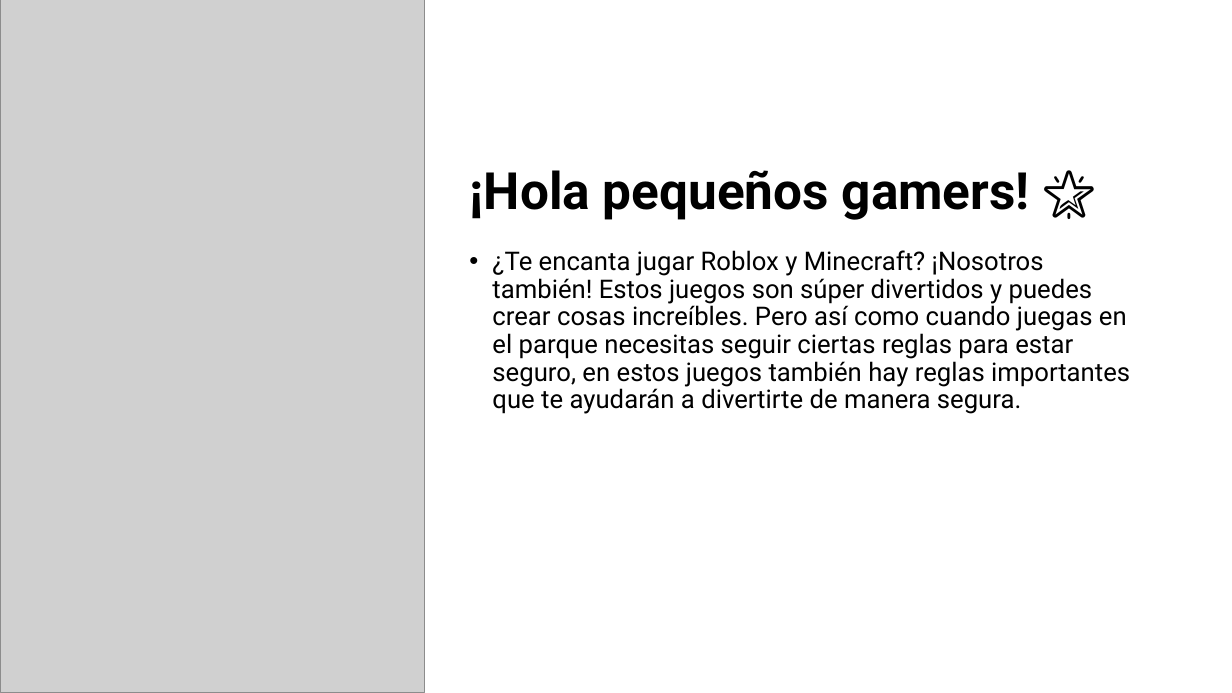
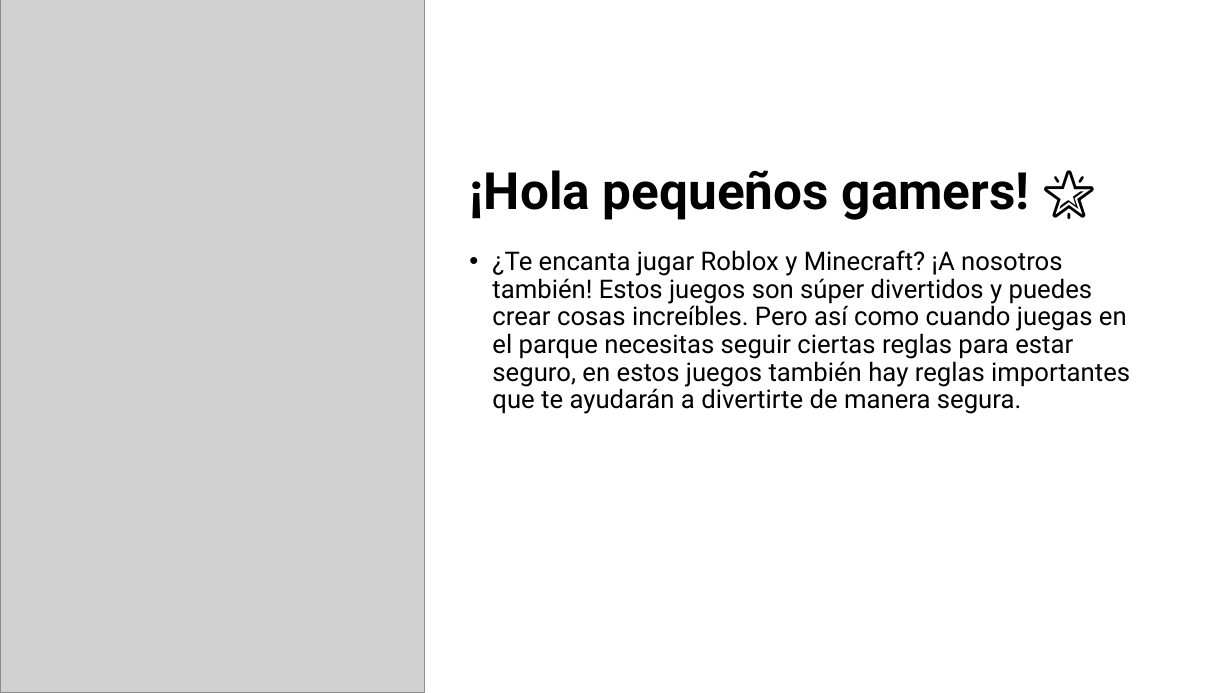
Before and after one commit to walalapancho/GuiaParaPadres, a slide deck: slide 2 of Roblox_Minecraft_menores.pptx. Drawn at 1232x693 pixels with LibreOffice and Linux fonts; fonts in the diff are those of the drawing; grey boxes stand for pictures. Boxes give left, top, right and bottom in pixels: in the first picture for what was removed or moved away, otherwise in the second. Text is boxed around its words. In the diff, an @@ line names an element or a change of style, - is before the commit and + after.

```diff
--- a/Roblox_Minecraft_menores.pptx
+++ b/Roblox_Minecraft_menores.pptx
@@ text at [492,250,1130,414]: text changed @@
-• ¿Te encanta jugar Roblox y Minecraft? ¡Nosotros también! Estos juegos son súper divertidos y puedes crear cosas increíbles. Pero así como cuando juegas en el parque necesitas seguir ciertas reglas para estar seguro, en estos juegos también hay reglas importantes que te ayudarán a divertirte de manera segura.
+• ¿Te encanta jugar Roblox y Minecraft? ¡A nosotros también! Estos juegos son súper divertidos y puedes crear cosas increíbles. Pero así como cuando juegas en el parque necesitas seguir ciertas reglas para estar seguro, en estos juegos también hay reglas importantes que te ayudarán a divertirte de manera segura.
```
Also in this commit, not shown: 8 other slides changed, 1 other file.
